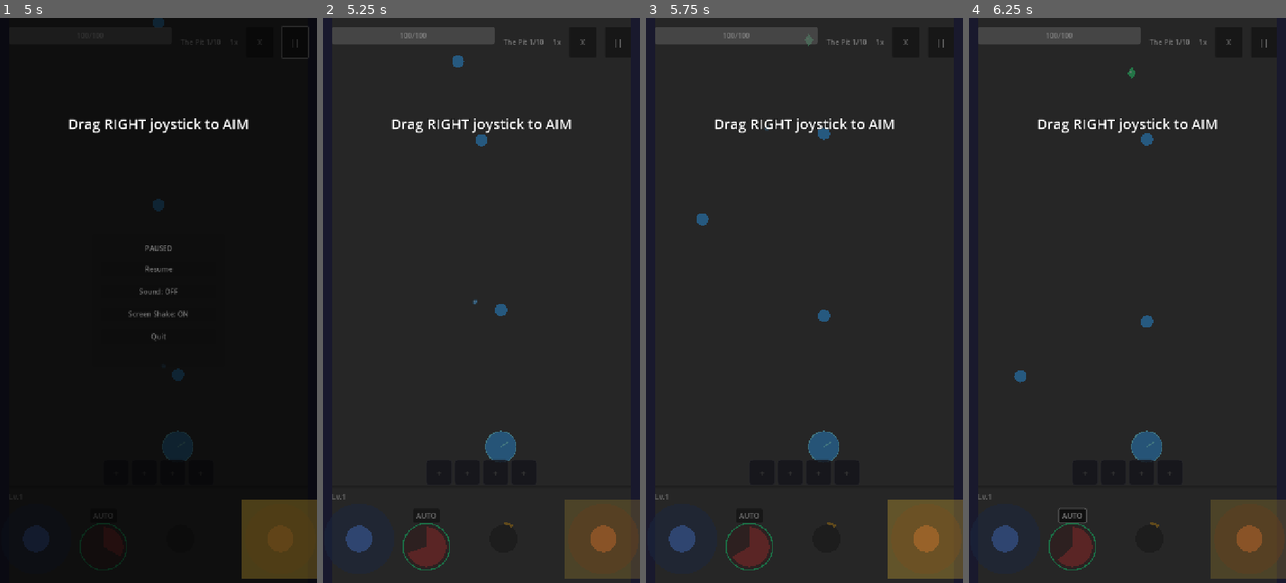
Above: before the commit, frames 1-4 (left to right).
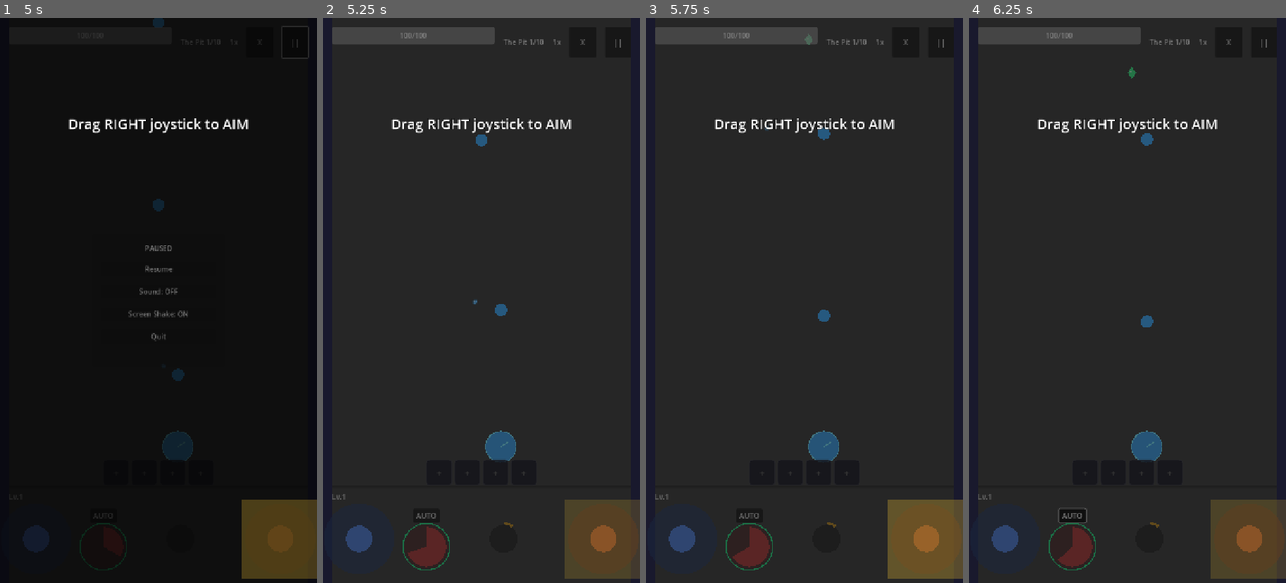
Above: after the commit, the same moments.

Repository: Randroids-Dojo/GoPit
Game: Godot game, scene res://scenes/game.tscn
The game is run twice, just before and just after one commit, with the same random seed, the same clock (stepped at 60 frames per second) and the same inputs.
Inputs (mouse positions are in pixels of both pictures, inside the frame that each line leads up to):
- Up to frame 1 (5 s): click "START" at 0.5 s; click "START" at 1.25 s; click ")))" at 2 s; drag from (34, 537) to (158, 458) at 2.77 s; click "||" at 3.5 s; drag from (95, 328) to (177, 447) at 4.27 s
- Up to frame 2 (5.25 s): click "Resume" at 5 s
- Up to frame 3 (5.75 s): no input
- Up to frame 4 (6.25 s): click "AUTO" at 5.75 s

Frame 1 is identical in both runs. In frame 2, less than 0.1% of the frame differs, in the area x 40-45%, y 6-9%; in frame 3, less than 0.1%, in the area x 16-53%, y 3-37%; in frame 4, less than 0.1%.

Commit message:
Refactor ball damage to use character Strength stat
- Add get_character_strength() to GameManager for Strength-at-level lookup
- Update BallRegistry.get_damage() to use character Strength as base damage
- Update game_controller to use get_character_strength() for ball spawner
- All ball types now deal same base damage (determined by character Strength)
- Ball type only affects effects (burn, freeze, poison, etc.), not damage
- Level multipliers still apply: L1=1.0x, L2=1.5x, L3=2.0x
- Add 11 tests for strength-based damage system

Diff:
--- a/scripts/autoload/ball_registry.gd
+++ b/scripts/autoload/ball_registry.gd
@@ -225,12 +225,15 @@
 
 
 func get_damage(ball_type: BallType) -> int:
-	"""Get damage for a ball type at its current level"""
-	var data: Dictionary = BALL_DATA.get(ball_type, BALL_DATA[BallType.BASIC])
+	"""Get damage for a ball type at its current level.
+	All ball types use character Strength for base damage.
+	Ball level multipliers still apply."""
 	var level := get_ball_level(ball_type)
 	if level == 0:
 		level = 1
-	return int(data["base_damage"] * get_level_multiplier(level))
+	# Use character Strength as base damage (not per-ball-type)
+	var base_damage: int = GameManager.get_character_strength()
+	return int(base_damage * get_level_multiplier(level))
 
 
 func get_speed(ball_type: BallType) -> float:
--- a/scripts/autoload/game_manager.gd
+++ b/scripts/autoload/game_manager.gd
@@ -176,6 +176,19 @@
 
 func record_gem_collected() -> void:
 	stats["gems_collected"] += 1
+
+
+func get_character_strength() -> int:
+	"""Get the character's Strength stat at current player level.
+	This is the base damage for all ball types (not per-ball-type damage).
+	Uses the new base_strength + scaling system from Character resource."""
+	if selected_character == null:
+		return 10  # Default base damage when no character selected
+	# Use the new get_strength_at_level method from Character resource
+	if selected_character.has_method("get_strength_at_level"):
+		return selected_character.get_strength_at_level(player_level)
+	# Fallback for old characters without the method
+	return int(10 * character_damage_mult)
 
 
 func set_character(character: Resource) -> void:
--- a/scripts/game/game_controller.gd
+++ b/scripts/game/game_controller.gd
@@ -141,8 +141,8 @@
 
 	# Apply character stats to ball spawner
 	if ball_spawner:
-		# Apply damage multiplier
-		ball_spawner.ball_damage = int(10 * GameManager.character_damage_mult)
+		# Apply Strength-based damage (all balls use character Strength)
+		ball_spawner.ball_damage = GameManager.get_character_strength()
 		# Apply crit multiplier
 		ball_spawner.crit_chance = 0.0 + (GameManager.character_crit_mult - 1.0) * 0.15
 		# Set starting ball type
Not shown, added: tests/test_strength_damage.py
